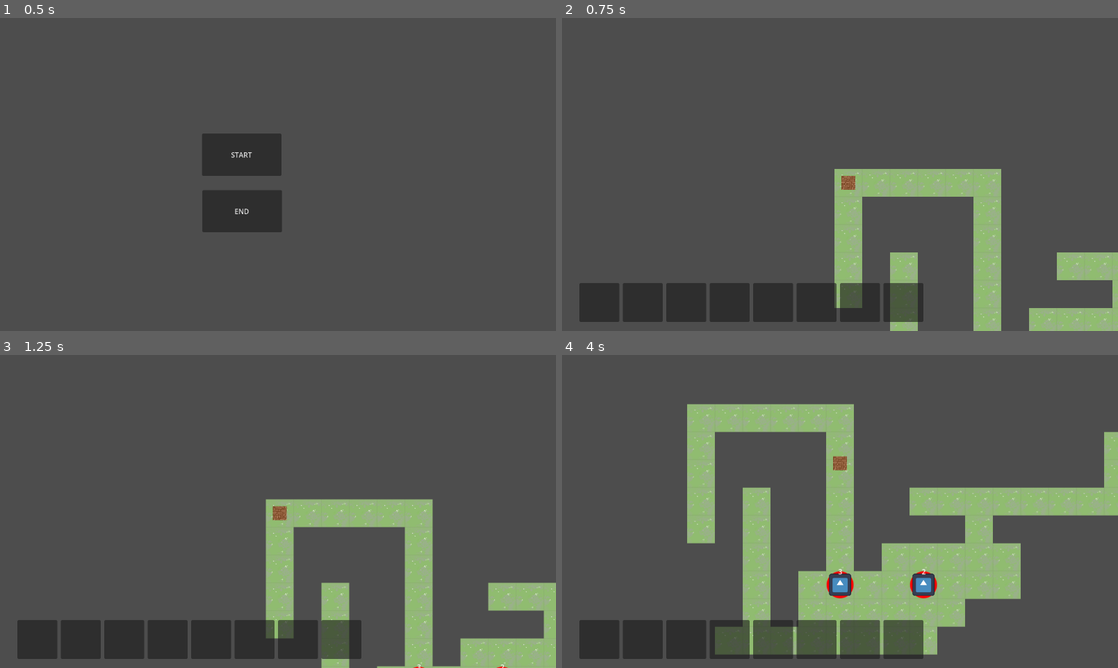
Above: before the commit, frames 1-4 (two rows, left to right).
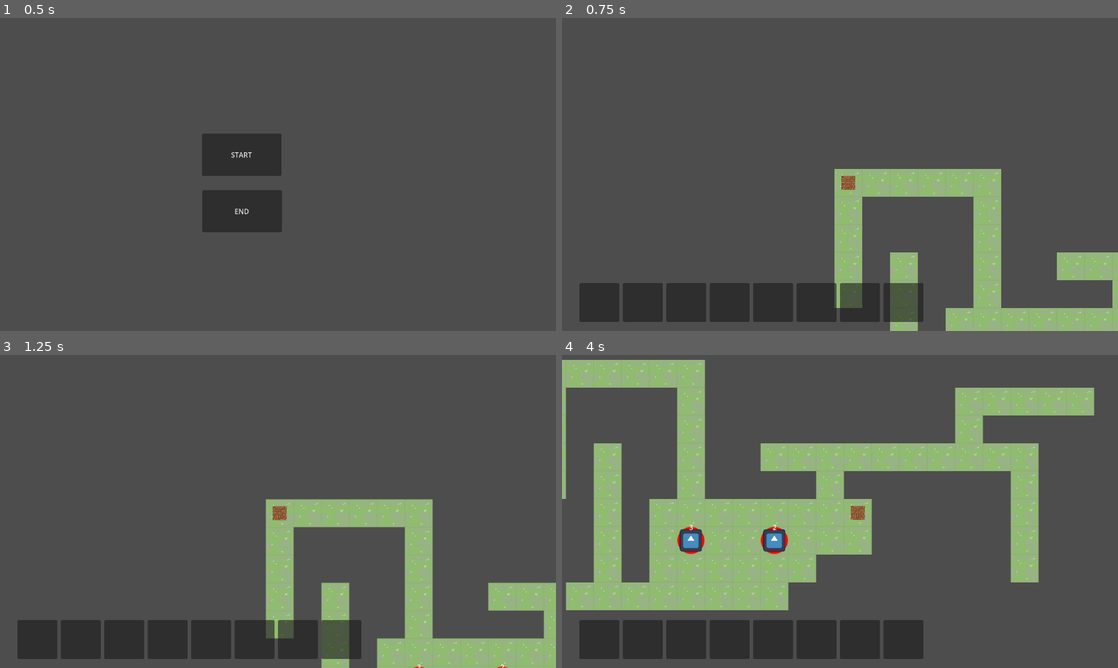
Above: after the commit, the same moments.

Repository: Flash-Night/ld58
Game: Godot game, scene res://main.tscn
Two runs of this game, one before a commit and one after it. Both use one fixed random seed, a clock stepped at 60 frames per second and the inputs below. The engine's default icon, where the game draws it, is replaced by a stand-in: a white triangle on a blue panel in a dark square.
Inputs:
- Up to frame 1 (0.5 s): no input
- Up to frame 2 (0.75 s): click "START" at 0.5 s
- Up to frame 3 (1.25 s): no input
- Up to frame 4 (4 s): hold Right (ui_right) 1.28-2.03 s; hold Z (z) 1.28-2.03 s; hold Down (ui_down) 2.03-2.78 s; tap Z (z) at 2.1, 3.6 s; hold Right (ui_right) 2.78-3.53 s; hold Z (z) 2.78-3.53 s; hold Up (ui_up) from 3.53 s (still down)

Frame 1 is identical in both runs. In frame 2, 0.7% of the frame differs, in the area x 69-84%, y 92-100%; in frame 3, 0.9%; in frame 4, 44%, in the area x 0-100%, y 1-96%.

Commit message:
monster capture 1

Diff:
--- a/game.tscn
+++ b/game.tscn
@@ -32,7 +32,7 @@
 
 [node name="Map" type="TileMapLayer" parent="."]
 z_index = -2
-tile_map_data = PackedByteArray("AAAAAAAAAAAAAAAAAAABAAAAAAA …(1024 unchanged characters)… AAAAAAAAHAAcAAAAAAAAAAAALAAUAAAAAAAAAAAA=")
+tile_map_data = PackedByteArray("AAAAAAAAAAAAAAAAAAABAAAAAAA …(1024 unchanged characters)… AAAAAAAAHAAcAAAAAAAAAAAALAAUAAAAAAAAAAAAGAAUAAAAAAAAAAAAEAAUAAAAAAAAAAAA=")
 tile_set = ExtResource("1_80nbo")
 
 [node name="Camera2D" parent="." instance=ExtResource("3_feb5d")]
--- a/monster.gd
+++ b/monster.gd
@@ -11,6 +11,18 @@
 	1:{
 		"power": 2,
 		"type": 1
+	},
+	2:{
+		"power": 4,
+		"type": 0
+	},
+	3:{
+		"power": 5,
+		"type": 0
+	},
+	4:{
+		"power": 6,
+		"type": 0
 	}
 }
 
@@ -77,7 +89,7 @@
 			if target_monster.type > 0:
 				target_monster
 
-func isCaptured() -> bool:
+func capture() -> bool:
 	if !isEnemy:
 		return false
 	var posArr = [
@@ -95,4 +107,8 @@
 			return false
 		if pet.power <= self.power:
 			return false
+
+	isEnemy = false
+	greenflag.show()
+	redflag.hide()
 	return true
--- a/monster_control.gd
+++ b/monster_control.gd
@@ -15,6 +15,9 @@
 		pets_used.append(false)
 	using_pets_id[0]=0
 	using_pets_id[1]=1
+	using_pets_id[2]=2
+	using_pets_id[3]=3
+	using_pets_id[4]=4
 	control.game_control=self
 	control.bconnect()
 
--- a/monster_layer.gd
+++ b/monster_layer.gd
@@ -1,6 +1,6 @@
 extends Node2D
 
-var monsterList:Array[Node]
+#var monsterList:Array[Node]
 var petList:Array[Node]
 var monsterDict:Dictionary
 
@@ -10,7 +10,7 @@
 	monsterScene = load("res://monster.tscn")
 	monsterDict = {}
 	petList = []
-	monsterList = get_children(false)
+	var monsterList = get_children(false)
 	for _child in monsterList:
 		var pos = _child.init(true, -1)
 		monsterDict[pos] = _child
@@ -38,7 +38,6 @@
 	return arr
 
 func refresh(center:Vector2i) -> void:
-	var captureArr = []
 	for dx in range(-1,2):
 		for dy in range(-1,2):
 			var pos = Vector2i(center.x + dx, center.y + dy)
@@ -46,6 +45,6 @@
 				var c_monster = monsterDict[pos]
 				c_monster.refresh()
 				if c_monster.isEnemy:
-					if c_monster.isCaptured():
-						captureArr.append(c_monster)
-	#captureArr
+					var result = c_monster.capture()
+					if result:
+						petList.append(c_monster)
--- a/player.gd
+++ b/player.gd
@@ -38,7 +38,7 @@
 	if map.get_cell_source_id(targetpos) != 0:
 		return false
 	if monsterLayer.monsterDict.has(targetpos):
-		return false
+		return !monsterLayer.monsterDict[targetpos].isEnemy
 	return true
 
 
